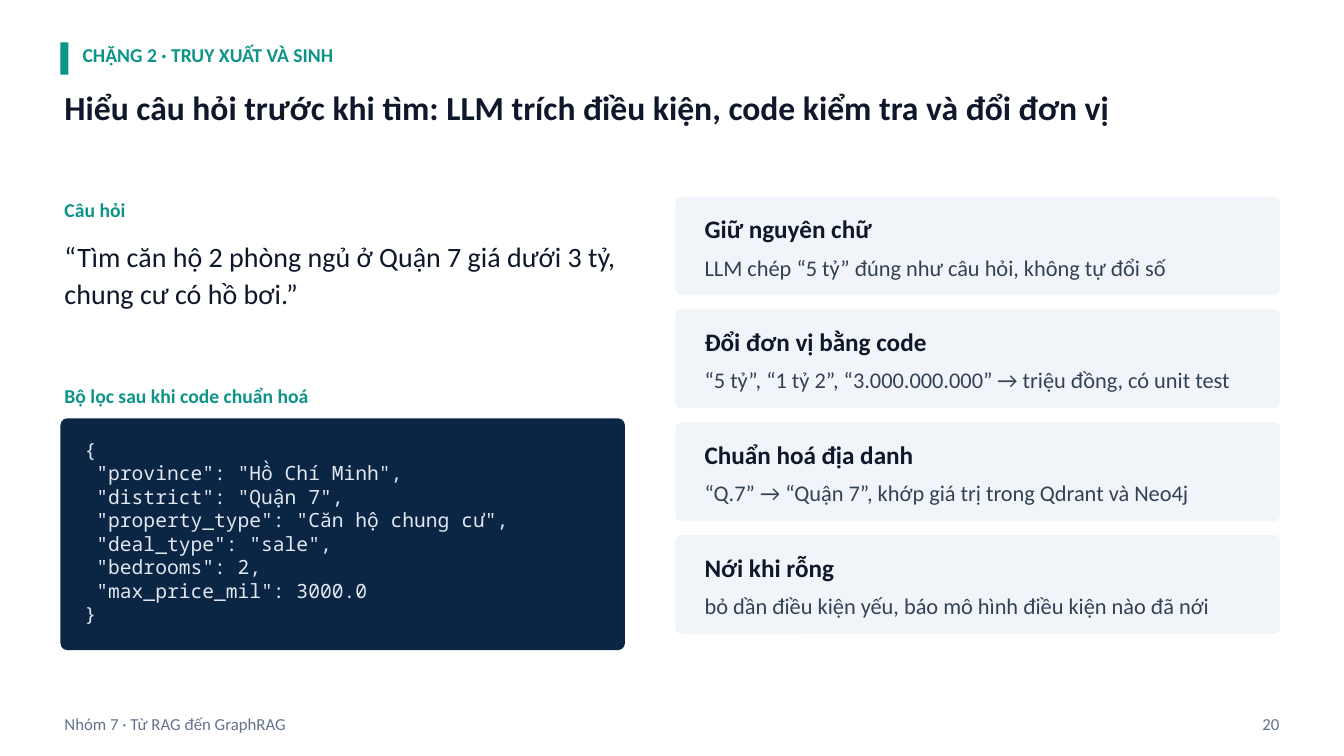
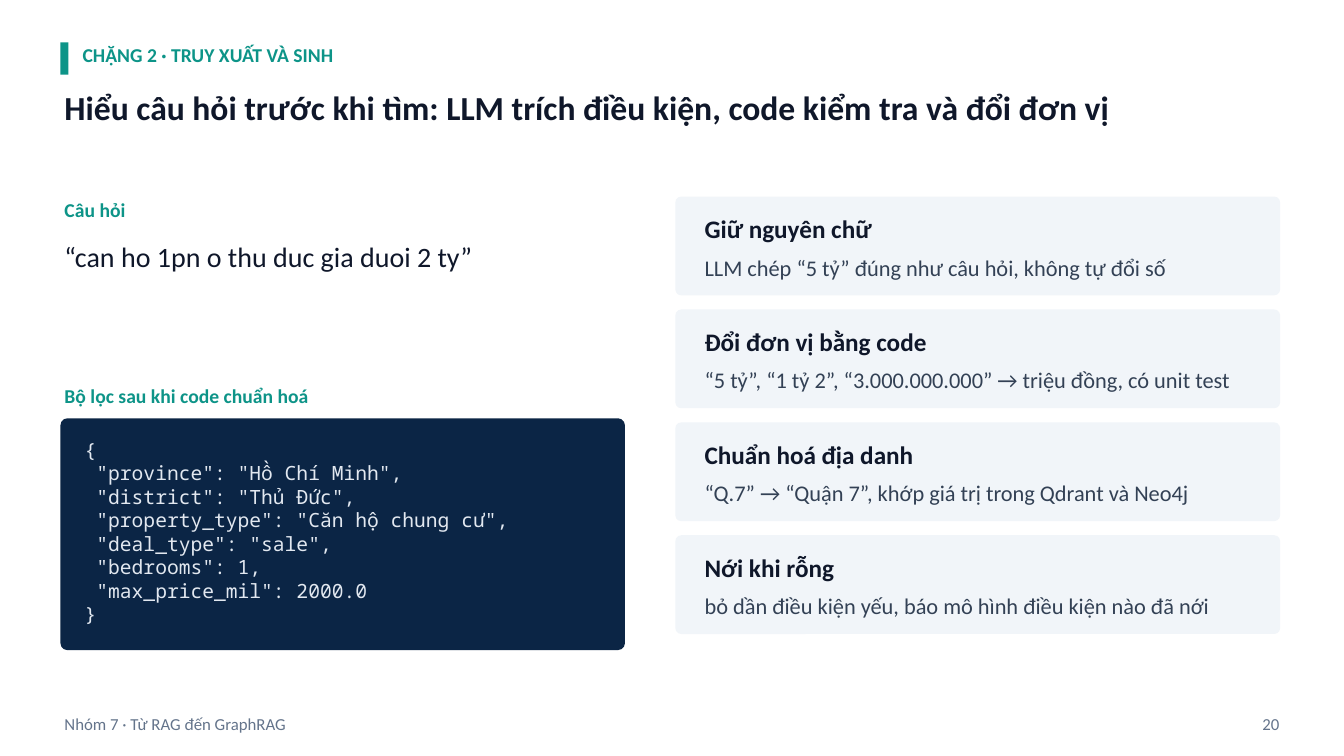
Before and after one commit to ngtukien/Vietnam-Real-Estates, a slide deck: slide 20 of slide/Từ-RAG-đến-GraphRAG-Trợ-lý-hỏi-đáp-thị-trường-bất-động-sản-Việt-Nam-có-lý-thuyết.pptx. Drawn at 1344x756 pixels with LibreOffice and Linux fonts; fonts in the diff are those of the drawing. Boxes give left, top, right and bottom in pixels: in the first picture for what was removed or moved away, otherwise in the second. Text is boxed around its words. In the diff, an @@ line names an element or a change of style, - is before the commit and + after.

```diff
--- a/slide/Từ-RAG-đến-GraphRAG-Trợ-lý-hỏi-đáp-thị-trường-bất-động-sản-Việt-Nam-có-lý-thuyết.pptx
+++ b/slide/Từ-RAG-đến-GraphRAG-Trợ-lý-hỏi-đáp-thị-trường-bất-động-sản-Việt-Nam-có-lý-thuyết.pptx
@@ text at [64,247,473,272]: text changed @@
-“Tìm căn hộ 2 phòng ngủ ở Quận 7 giá dưới 3 tỷ, chung cư có hồ bơi.”
+“can ho 1pn o thu duc gia duoi 2 ty”
@@ text at [96,488,355,507]: text changed @@
-"district": "Quận 7",
+"district": "Thủ Đức",
@@ text at [96,559,367,603]: text changed @@
-"bedrooms": 2,
-"max_price_mil": 3000.0
+"bedrooms": 1,
+"max_price_mil": 2000.0
```
Also in this commit, not shown: 20 other slides changed, 1 slide added, 48 other files.
